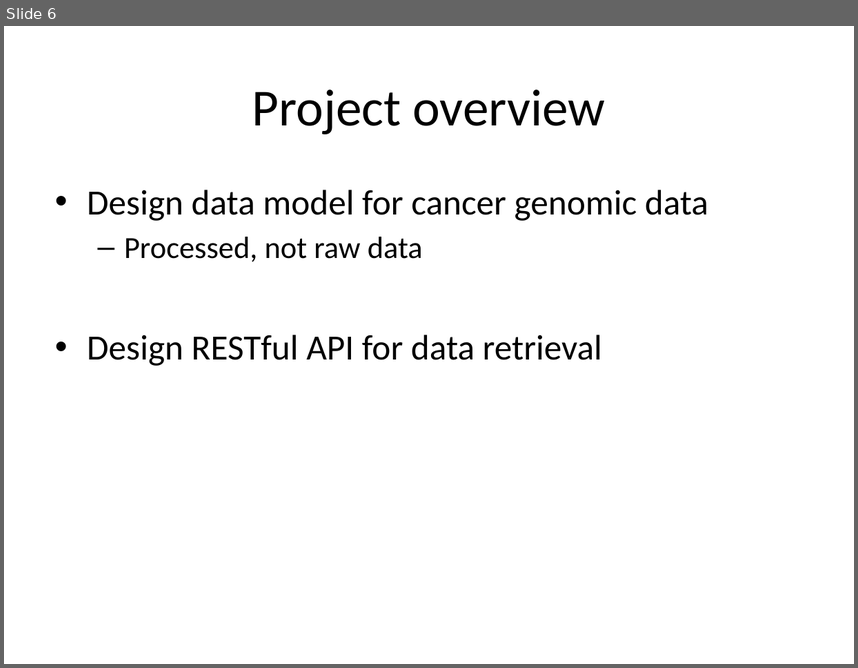
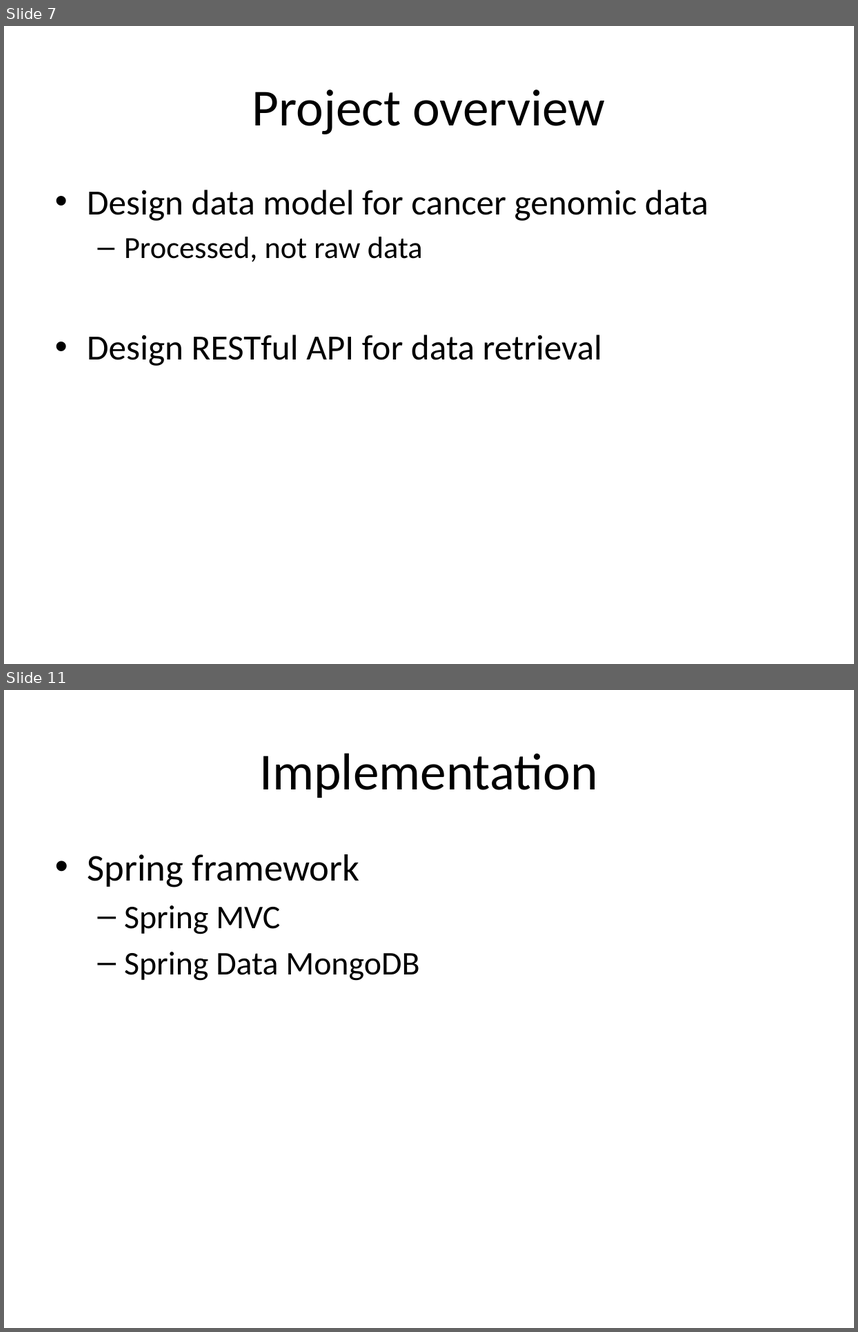
Before and after one commit to oncoblocks/gsoc-data-warehouse, a slide deck: docs/Gsoc_midterm_demo_070715.pptx. Shown one above the other, each under a label of ours: slide 6 before the commit, slides 7 and 11 after it; the slides between them are not shown. The pictures are 858x668 and 858x1332 pixels, drawn with LibreOffice and Linux fonts; fonts in the diff are those of the drawing. Boxes give left, top, right and bottom in pixels: in the first picture for what was removed or moved away, otherwise in the second. Text is boxed around its words. In the diff, an @@ line names an element or a change of style, - is before the commit and + after.

```diff
--- a/docs/Gsoc_midterm_demo_070715.pptx
+++ b/docs/Gsoc_midterm_demo_070715.pptx
@@ slide 11 added at (4,690,854,1328), background #FFFFFF @@
@@ title added at (259,753,597,798), 44 pt, text #000000 @@
+Implementation
@@ text added at (87,854,419,980), 28 pt, text #000000 @@
+• Spring framework
+  – Spring MVC
+  – Spring Data MongoDB
@@ what was slide 6 is now slide 7 @@
```
Also in this commit, not shown: 4 slides changed, 6 other slides added, 2 other files.
